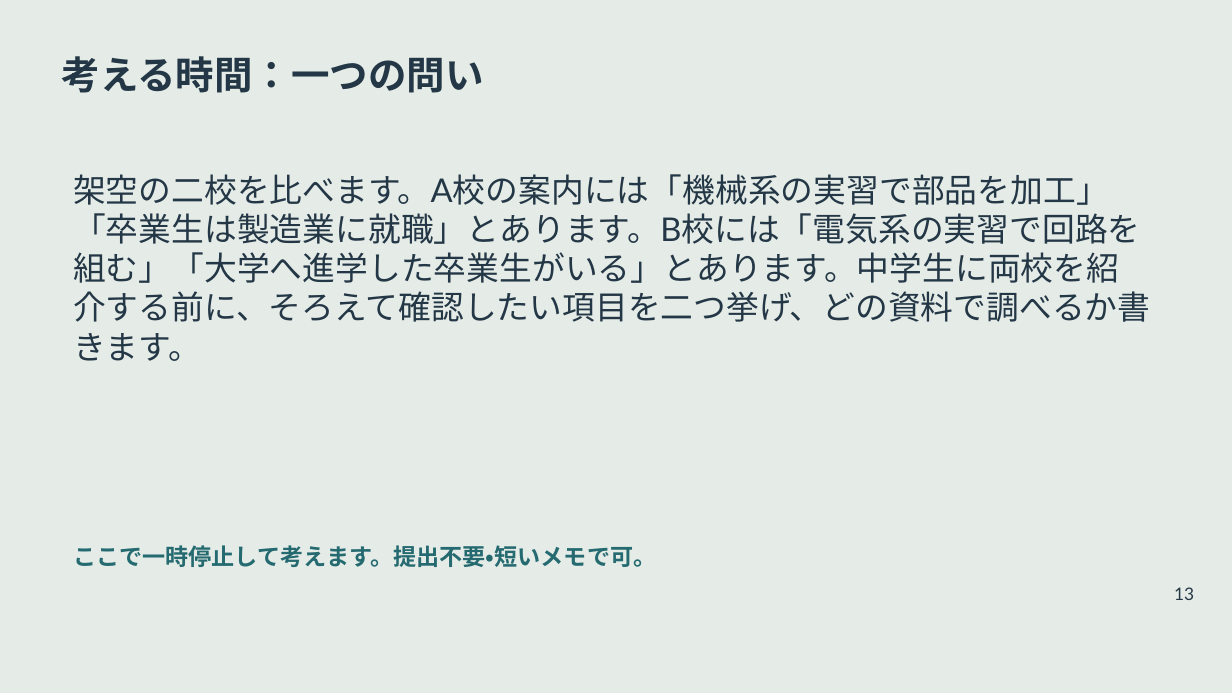
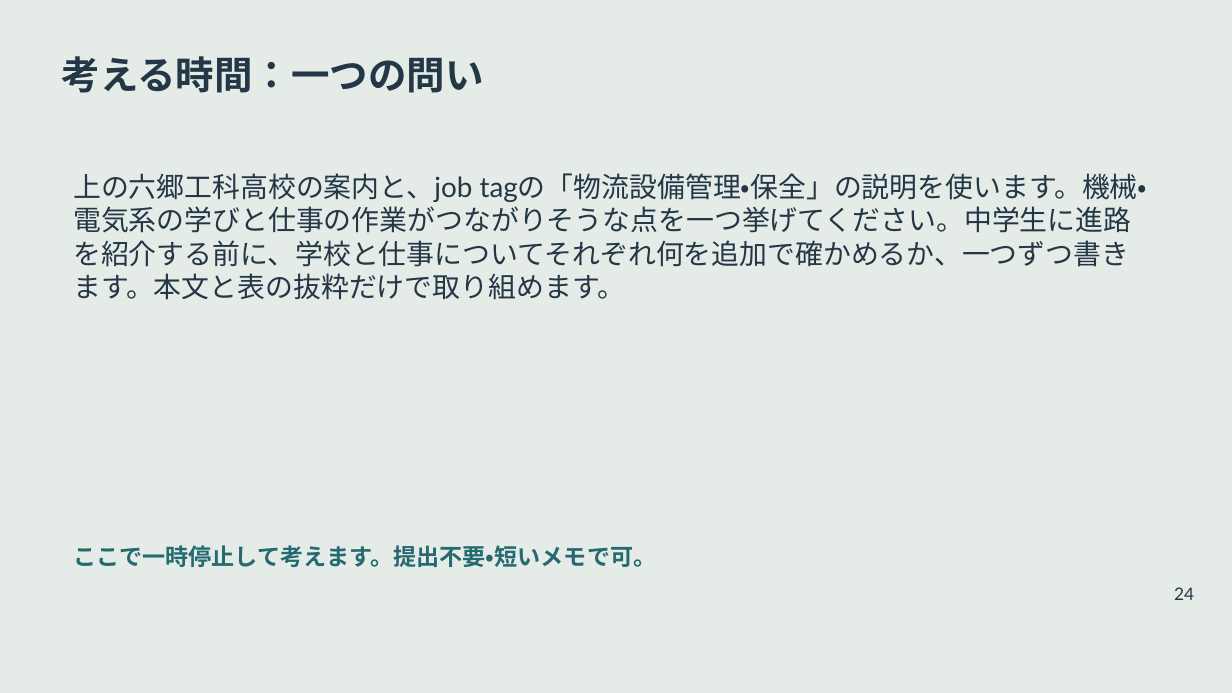
Before and after one commit to zooc-14calbp/industrial-education-ii, a slide deck: slide 24 of reorganized/20261105/main/03/slides.pptx (slide 13 before the commit). Drawn at 1232x693 pixels with LibreOffice and Linux fonts; fonts in the diff are those of the drawing. Boxes give left, top, right and bottom in pixels: in the first picture for what was removed or moved away, otherwise in the second. Text is boxed around its words. In the diff, an @@ line names an element or a change of style, - is before the commit and + after.

```diff
--- a/reorganized/20261105/main/03/slides.pptx
+++ b/reorganized/20261105/main/03/slides.pptx
@@ text at box(73, 173, 1148, 300): text changed; size 25.5 to 21.8 pt @@
-架空の二校を比べます。A校の案内には「機械系の実習で部品を加工」「卒業生は製造業に就職」とあります。B校には「電気系の実習で回路を組む」「大学へ進学した卒業生がいる」とあります。中学生に両校を紹介する前に、そろえて確認したい項目を二つ挙げ、どの資料で調べるか書きます。
+上の六郷工科高校の案内と、job tagの「物流設備管理・保全」の説明を使います。機械・電気系の学びと仕事の作業がつながりそうな点を一つ挙げてください。中学生に進路を紹介する前に、学校と仕事についてそれぞれ何を追加で確かめるか、一つずつ書きます。本文と表の抜粋だけで取り組めます。
@@ text at box(1174, 587, 1194, 600): text changed @@
-13
+24
```
Also in this commit, not shown: 11 other slides changed, 13 slides added, 18 other files.
